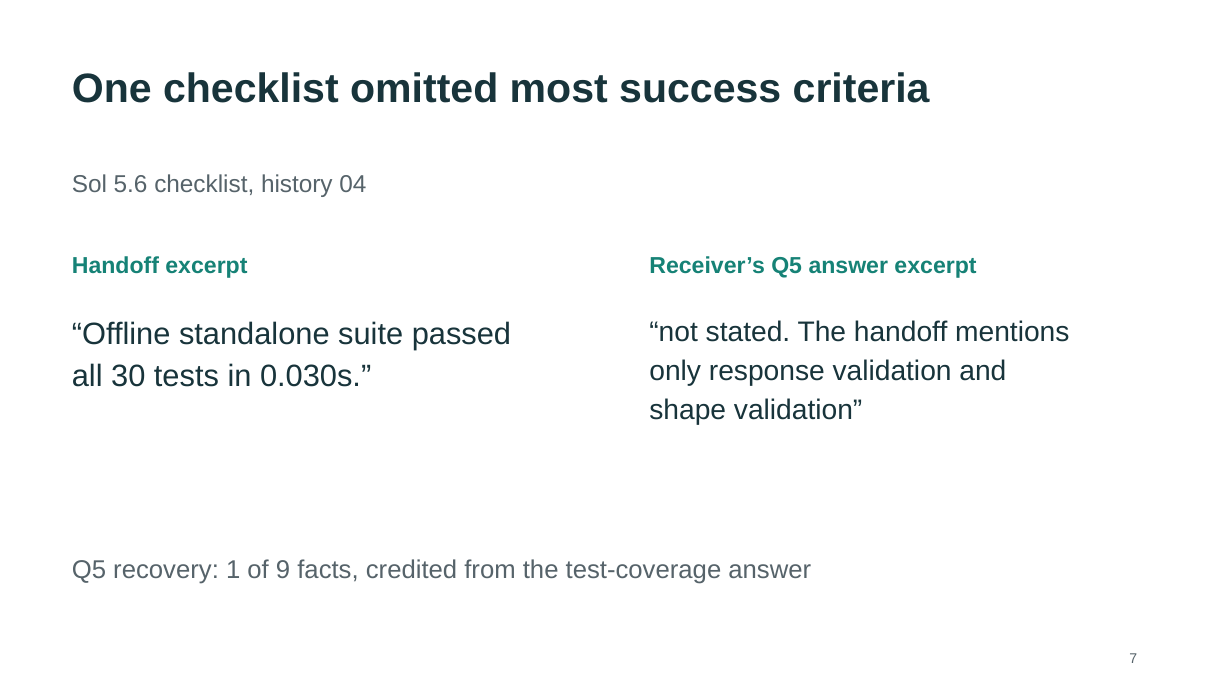
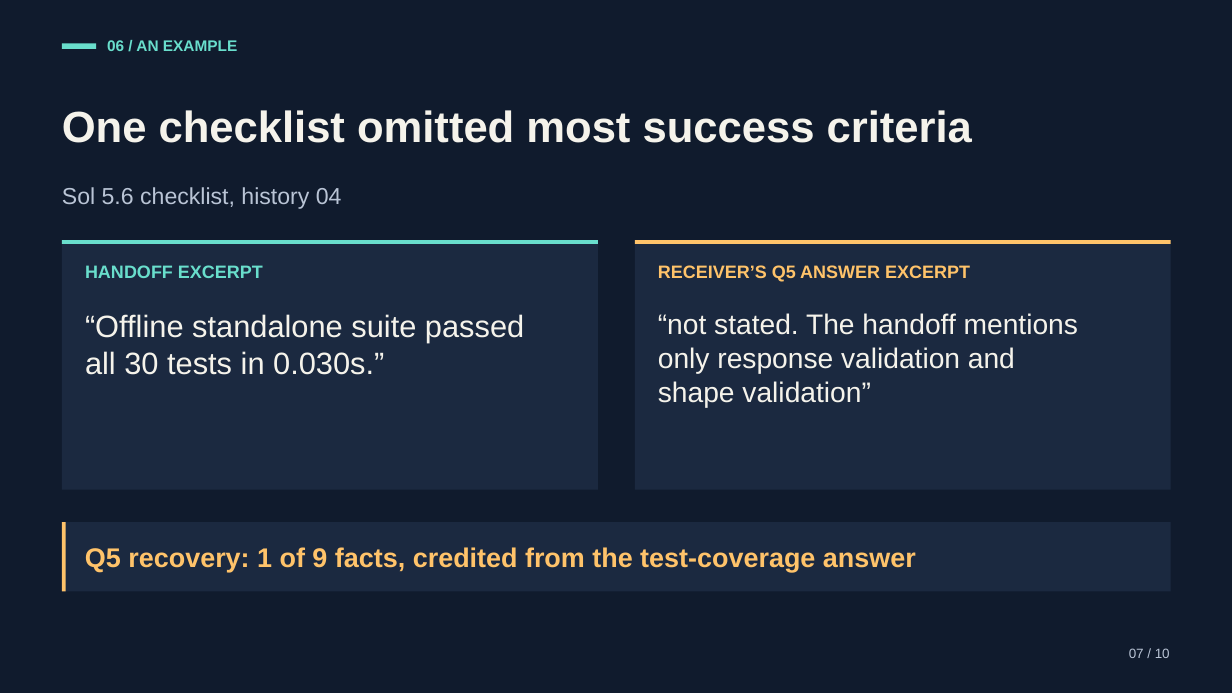
Before and after one commit to CS3227-2610-MP3-Deskmate/CS3227-2610-MP3, a slide deck: slide 7 of experiments/agent-handoff-2026-10-19/Agent_Handoff_Results.pptx. Drawn at 1232x693 pixels with LibreOffice and Linux fonts; fonts in the diff are those of the drawing. Boxes give left, top, right and bottom in pixels: in the first picture for what was removed or moved away, otherwise in the second. Text is boxed around its words. In the diff, an @@ line names an element or a change of style, - is before the commit and + after.

Commit message:
docs: Restyle the agent handoff slides

```diff
--- a/experiments/agent-handoff-2026-10-19/Agent_Handoff_Results.pptx
+++ b/experiments/agent-handoff-2026-10-19/Agent_Handoff_Results.pptx
@@ background #FFFFFF to #101B2D @@
@@ rectangle added at (62, 43, 96, 49), fill #69DECC @@
@@ text added at (107, 40, 237, 51), 12 pt, text #69DECC, bold @@
+06 / AN EXAMPLE
@@ text "One checklist omitted most success ...": place and size @@
-text "One checklist omitted most success ..." at (72, 72, 930, 103)
+text "One checklist omitted most success ..." at (62, 110, 972, 143)
@@ text "One checklist omitted most success ..." at (62, 110, 972, 143): size 32 to 34 pt, text colour #18343B to #F5F3EB; line spacing 1.15 to 1; vertical alignment top to middle @@
@@ text "Sol 5.6 checklist, history 04": place and size @@
-text "Sol 5.6 checklist, history 04" at (72, 174, 366, 197)
+text "Sol 5.6 checklist, history 04" at (62, 187, 342, 209)
@@ text "Sol 5.6 checklist, history 04" at (62, 187, 342, 209): size 19 to 18 pt, text colour #56636A to #B9C4D5; line spacing 1.15 to 1 @@
@@ rectangle added at (62, 240, 598, 490), fill #1B2940 @@
@@ rectangle added at (62, 240, 598, 244), fill #69DECC @@
@@ text at (85, 265, 263, 278): text changed; size 18 to 14 pt; text colour #168276 to #69DECC @@
-Handoff excerpt
+HANDOFF EXCERPT
@@ rectangle added at (635, 240, 1171, 490), fill #1B2940 @@
@@ rectangle added at (635, 240, 1171, 244), fill #FFC36A @@
@@ text at (658, 265, 970, 282): text changed; size 18 to 14 pt; text colour #168276 to #FFC36A @@
-Receiver’s Q5 answer excerpt
+RECEIVER’S Q5 ANSWER EXCERPT
@@ text at (85, 314, 524, 375): text changed; text colour #18343B to #F5F3EB @@
-“Offline standalone suite passed
-all 30 tests in 0.030s.”
+“Offline standalone suite passed
+all 30 tests in 0.030s.”
@@ text at (658, 313, 1078, 408): text changed; text colour #18343B to #F5F3EB @@
-“not stated. The handoff mentions
-only response validation and
-shape validation”
+“not stated. The handoff mentions
+only response validation and
+shape validation”
@@ rectangle added at (62, 522, 1171, 592), fill #1B2940 @@
@@ rectangle added at (62, 522, 66, 592), fill #FFC36A @@
@@ text "Q5 recovery: 1 of 9 ...": place and size @@
-text "Q5 recovery: 1 of 9 ..." at (72, 559, 811, 584)
+text "Q5 recovery: 1 of 9 ..." at (85, 547, 916, 572)
@@ text "Q5 recovery: 1 of 9 ..." at (85, 547, 916, 572): size 20 to 21 pt, text colour #56636A to #FFC36A, bold on; line spacing 1.15 to 1; vertical alignment top to middle @@
@@ text removed at (1129, 653, 1137, 663) @@
-7
@@ text added at (1129, 648, 1170, 658), 10.5 pt, text #B9C4D5 @@
+07 / 10
```
Also in this commit, not shown: 11 other slides changed, 1 other file.
